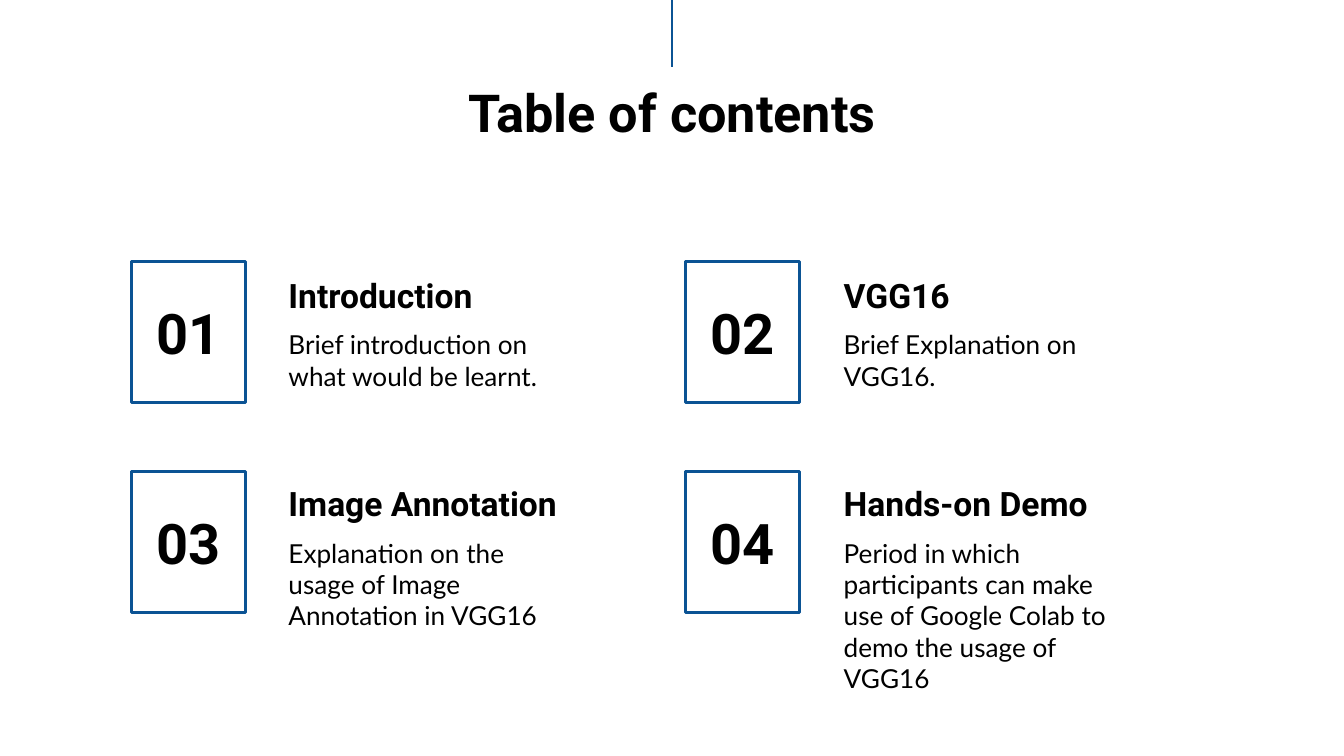
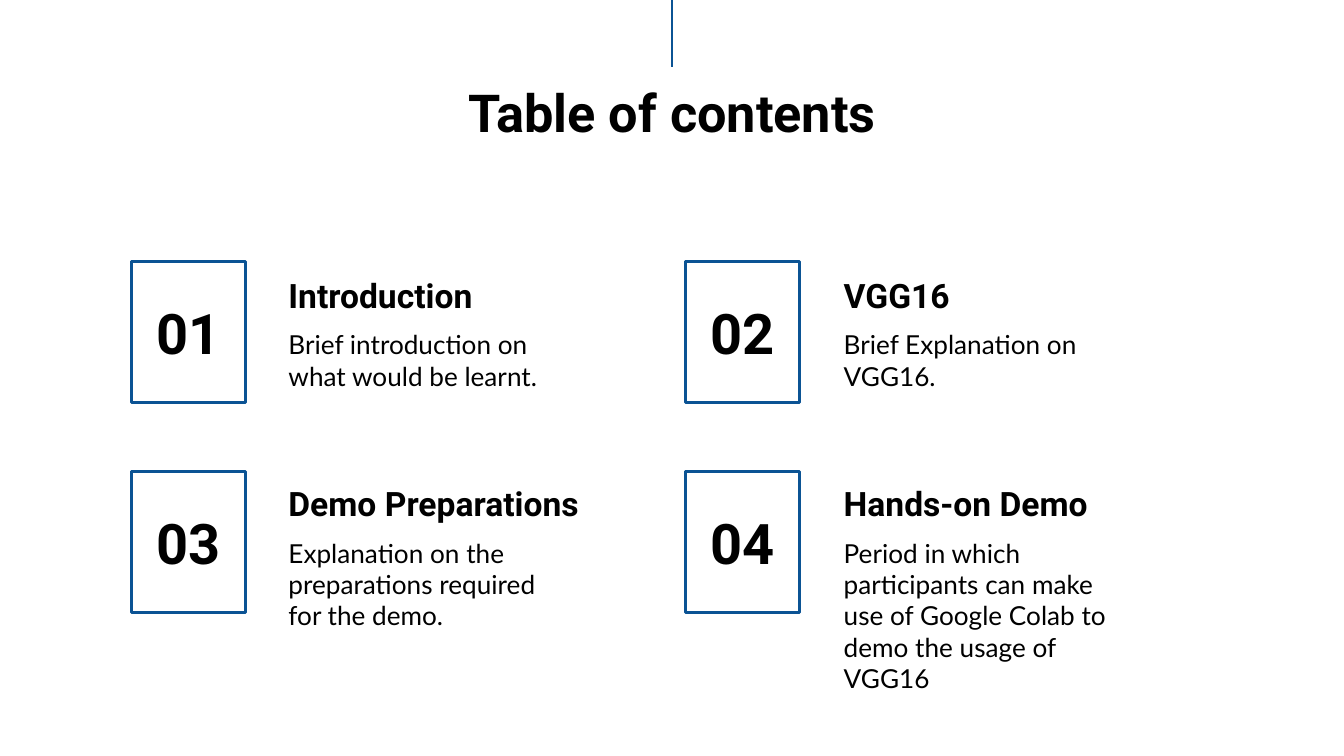
Before and after one commit to mager101/TFScale-VGG16-Demo, a slide deck: slide 2 of TFscale VGG16.pptx. Drawn at 1344x756 pixels with LibreOffice and Linux fonts; fonts in the diff are those of the drawing; background and template pictures are left out. Boxes give left, top, right and bottom in pixels: in the first picture for what was removed or moved away, otherwise in the second. Text is boxed around its words. In the diff, an @@ line names an element or a change of style, - is before the commit and + after.

Commit message:
Upload updated PowerPoint Slides

```diff
--- a/TFscale VGG16.pptx
+++ b/TFscale VGG16.pptx
@@ title at [288, 491, 579, 523]: text changed @@
-Image Annotation
+Demo Preparations
@@ subtitle at [288, 543, 535, 626]: text changed @@
-Explanation on the usage of Image Annotation in VGG16
+Explanation on the preparations required for the demo.
```
